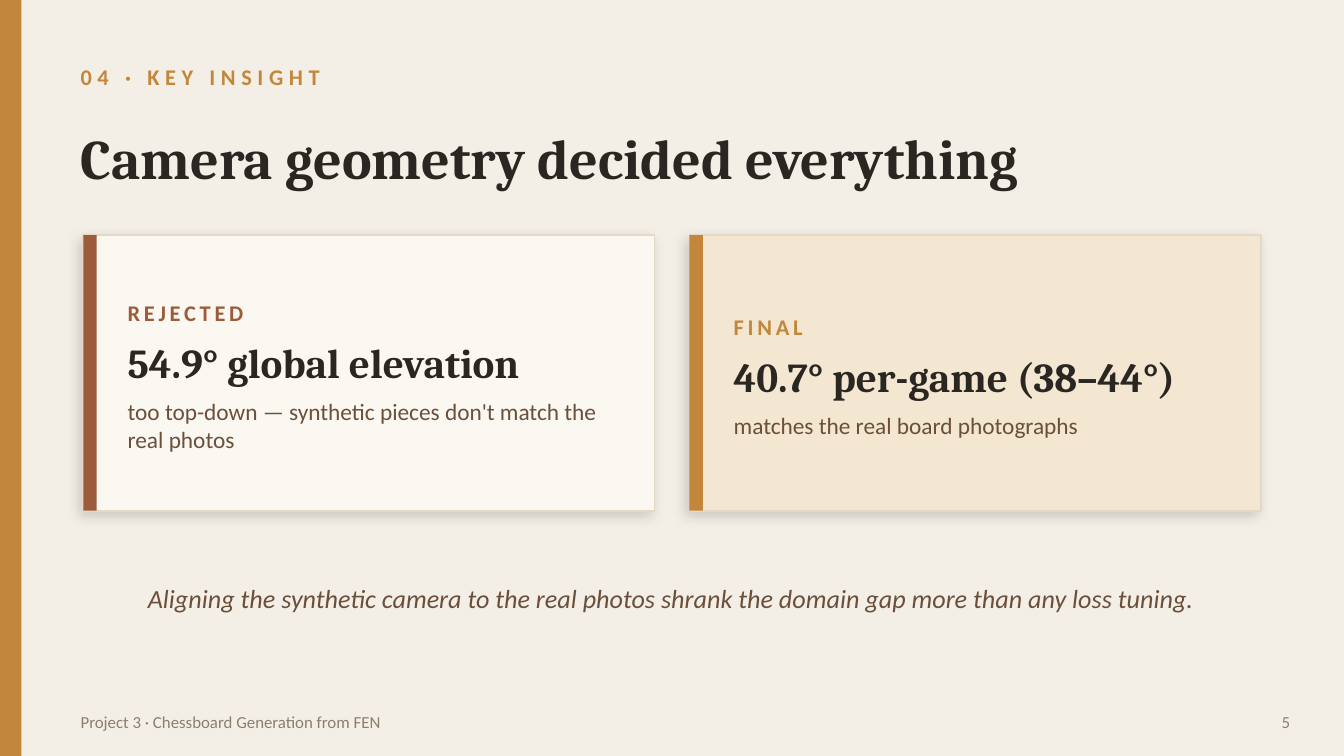
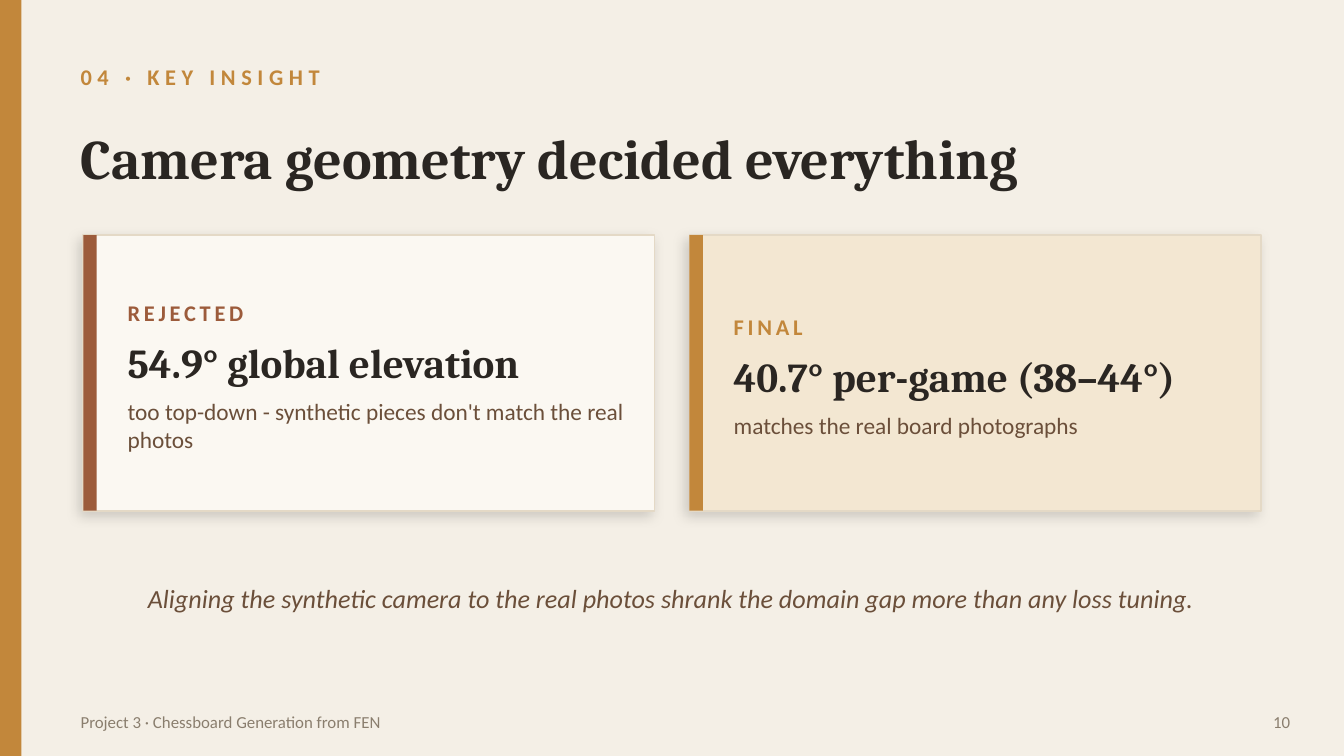
Before and after one commit to TalPodgor/DL_Project3, a slide deck: slide 10 of submission/project3_presentation.pptx (slide 5 before the commit). Drawn at 1344x756 pixels with LibreOffice and Linux fonts; fonts in the diff are those of the drawing. Boxes give left, top, right and bottom in pixels: in the first picture for what was removed or moved away, otherwise in the second. Text is boxed around its words. In the diff, an @@ line names an element or a change of style, - is before the commit and + after.

```diff
--- a/submission/project3_presentation.pptx
+++ b/submission/project3_presentation.pptx
@@ text at bbox=[128, 404, 623, 452]: text changed @@
-too top-down — synthetic pieces don't match the real photos
+too top-down - synthetic pieces don't match the real photos
@@ text at bbox=[1273, 717, 1290, 728]: text changed @@
-5
+10
```
Also in this commit, not shown: 7 other slides changed, 7 slides added, 10 other files.
